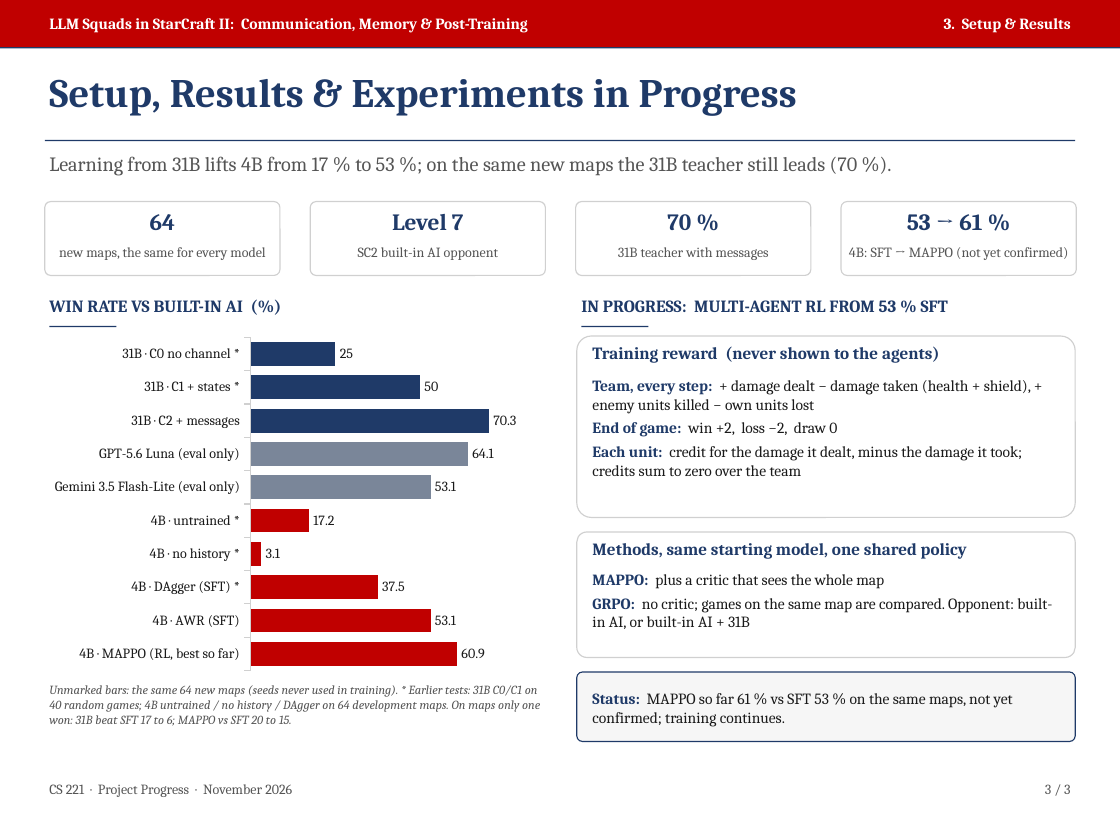
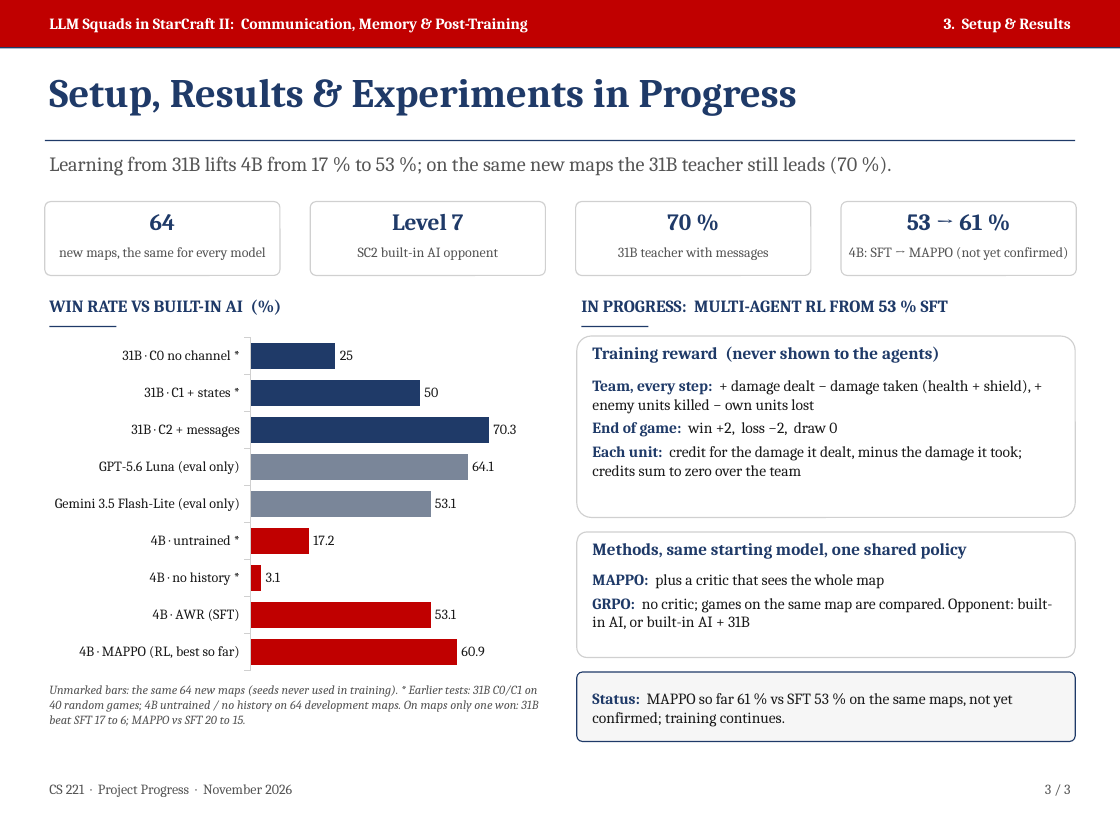
Before and after one commit to para2046/cs221-llm-squads, a slide deck: slide 3 of report/cs221_progress_slides.pptx. Drawn at 1120x840 pixels with LibreOffice and Linux fonts; fonts in the diff are those of the drawing. Boxes give left, top, right and bottom in pixels: in the first picture for what was removed or moved away, otherwise in the second. Text is boxed around its words. In the diff, an @@ line names an element or a change of style, - is before the commit and + after.

```diff
--- a/report/cs221_progress_slides.pptx
+++ b/report/cs221_progress_slides.pptx
@@ bar chart at box(45, 330, 549, 678) @@
-categories: 4B · MAPPO (RL, best so far), 4B · AWR (SFT), 4B · DAgger (SFT) *, 4B · no history *, 4B · untrained *, Gemini 3.5 Flash-Lite (eval only), GPT-5.6 Luna (eval only), 31B · C2 + messages, 31B · C1 + states *, 31B · C0 no channel *
+categories: 4B · MAPPO (RL, best so far), 4B · AWR (SFT), 4B · no history *, 4B · untrained *, Gemini 3.5 Flash-Lite (eval only), GPT-5.6 Luna (eval only), 31B · C2 + messages, 31B · C1 + states *, 31B · C0 no channel *
-Series 1: 60.9, 53.1, 37.5, 3.1, 17.2, 53.1, 64.1, 70.3, 50, 25
+Series 1: 60.9, 53.1, 3.1, 17.2, 53.1, 64.1, 70.3, 50, 25
@@ text at box(49, 685, 538, 726): text changed @@
-Unmarked bars: the same 64 new maps (seeds never used in training). * Earlier tests: 31B C0/C1 on 40 random games; 4B untrained / no history / DAgger on 64 development maps. On maps only one won: 31B beat SFT 17 to 6; MAPPO vs SFT 20 to 15.
+Unmarked bars: the same 64 new maps (seeds never used in training). * Earlier tests: 31B C0/C1 on 40 random games; 4B untrained / no history on 64 development maps. On maps only one won: 31B beat SFT 17 to 6; MAPPO vs SFT 20 to 15.
```
Also in this commit, not shown: 1 other file.
